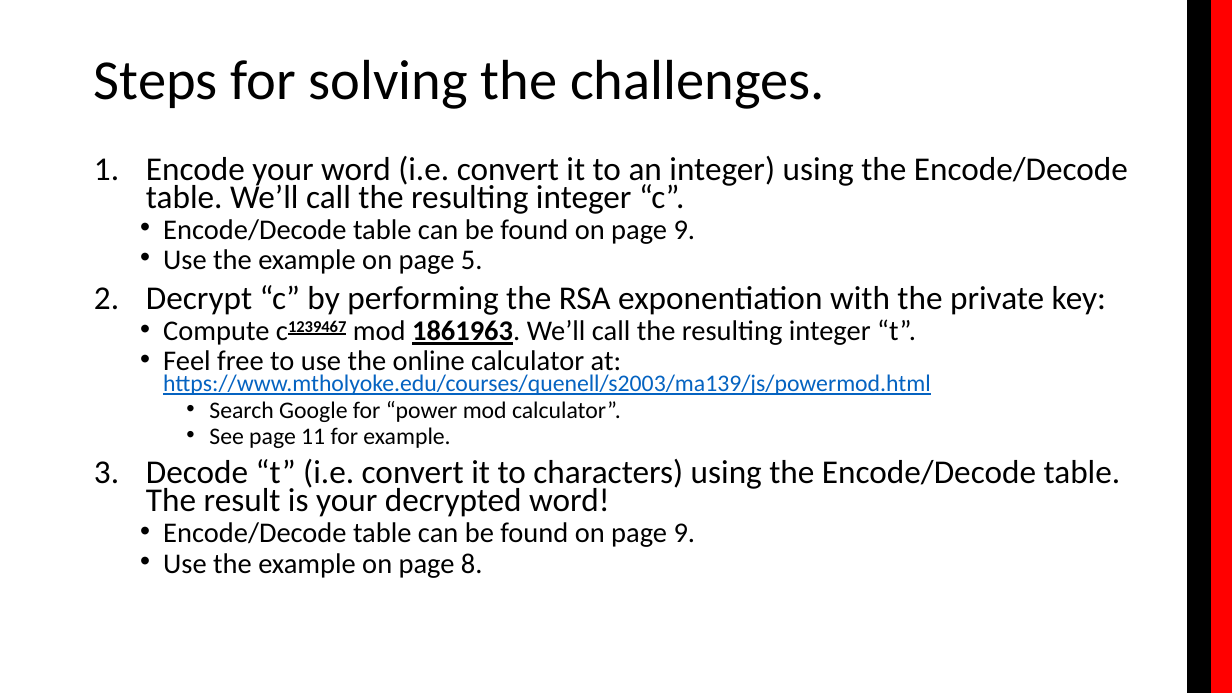
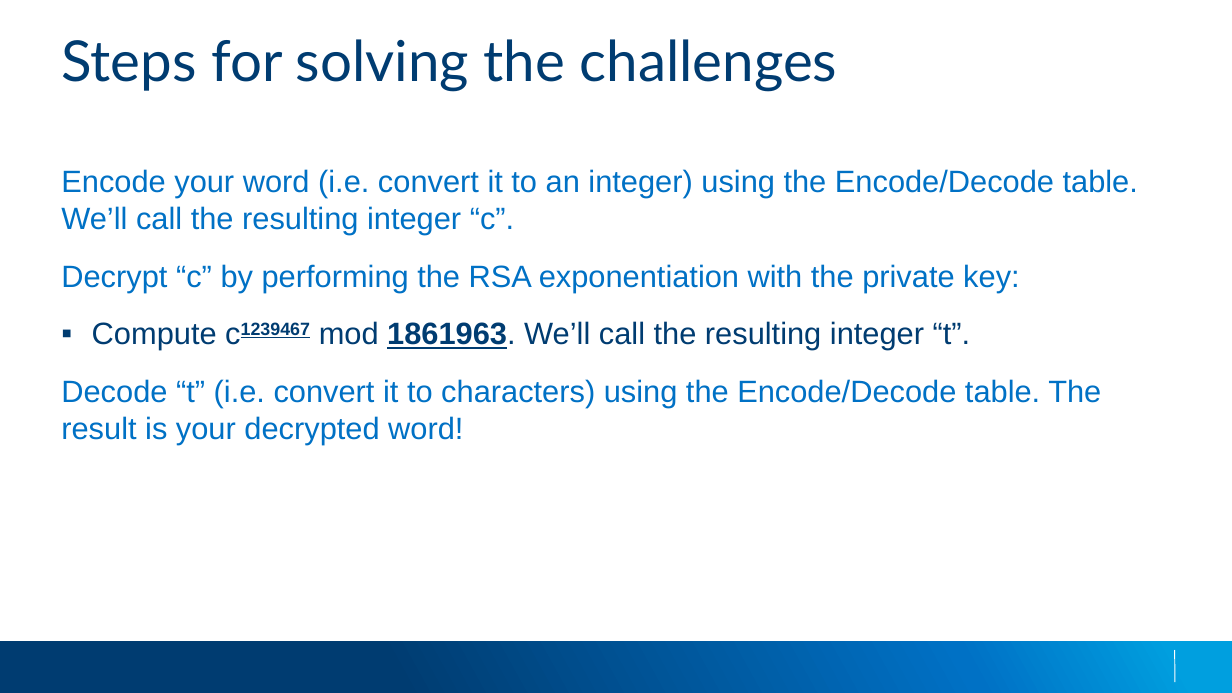
Before and after one commit to applesauce49/lincoln_high, a slide deck: slide 20 of presos/LincolnHighVisit-2019.pptx (slide 11 before the commit). Drawn at 1232x693 pixels with LibreOffice and Linux fonts; fonts in the diff are those of the drawing; background and template pictures are left out. Boxes give left, top, right and bottom in pixels: in the first picture for what was removed or moved away, otherwise in the second. Text is boxed around its words. In the diff, an @@ line names an element or a change of style, - is before the commit and + after.

Commit message:
Updated slides with new theme, and refined content.

```diff
--- a/presos/LincolnHighVisit-2019.pptx
+++ b/presos/LincolnHighVisit-2019.pptx
@@ rectangle removed at (1188, 0, 1212, 693) @@
@@ rectangle removed at (1211, 0, 1232, 693) @@
@@ title at (61, 39, 838, 92): text changed; font Calibri to Lato; text colour #000000 to #003C71 @@
-Steps for solving the challenges.
+Steps for solving the challenges
@@ title "Steps for solving the challenges" at (61, 39, 838, 92): vertical alignment middle to top @@
@@ text "Encode your word (i.e. convert ...": place and size @@
-text "Encode your word (i.e. convert ..." at (146, 156, 1128, 578)
+text "Encode your word (i.e. convert ..." at (61, 169, 1138, 444)
@@ text "Encode your word (i.e. convert ..." at (61, 169, 1138, 444): size 25.9 to 24 pt, text colour #000000 to #0071C5 in "Encode your word (i.e. convert it to ...", "Decrypt “c” by performing the RSA exponentiation ...", "Decode “t” (i.e. convert it to characters) ..."; font Calibri to Arial; size 22.2 to 24 pt, text colour #000000 to #003C71 in "Compute c1239467 mod 1861963. We’ll call the ..."; bullet 1. to none; line spacing 0.7 to 1; more space between paragraphs; bullet • to ▪ @@
@@ text at (163, 219, 696, 274): paragraphs removed @@
-  • Encode/Decode table can be found on page 9.
-  • Use the example on page 5.
@@ text at (163, 350, 931, 448): paragraphs removed @@
-  • Feel free to use the online calculator at: https://www.mtholyoke.edu/courses/quenell/s2003/ma139/js/powermod.html
-    • Search Google for “power mod calculator”.
-    • See page 11 for example.
@@ text at (163, 522, 696, 578): paragraphs removed @@
-  • Encode/Decode table can be found on page 9.
-  • Use the example on page 8.
@@ rectangle added at (0, 641, 1232, 693), fill gradient #003C71 to #0071C5 to #009FDF @@
@@ line added from (1175, 650) to (1176, 682), #FFFFFF 0.75 pt @@
```
Also in this commit, not shown: 7 other slides changed, 14 slides added, 8 slides removed.
